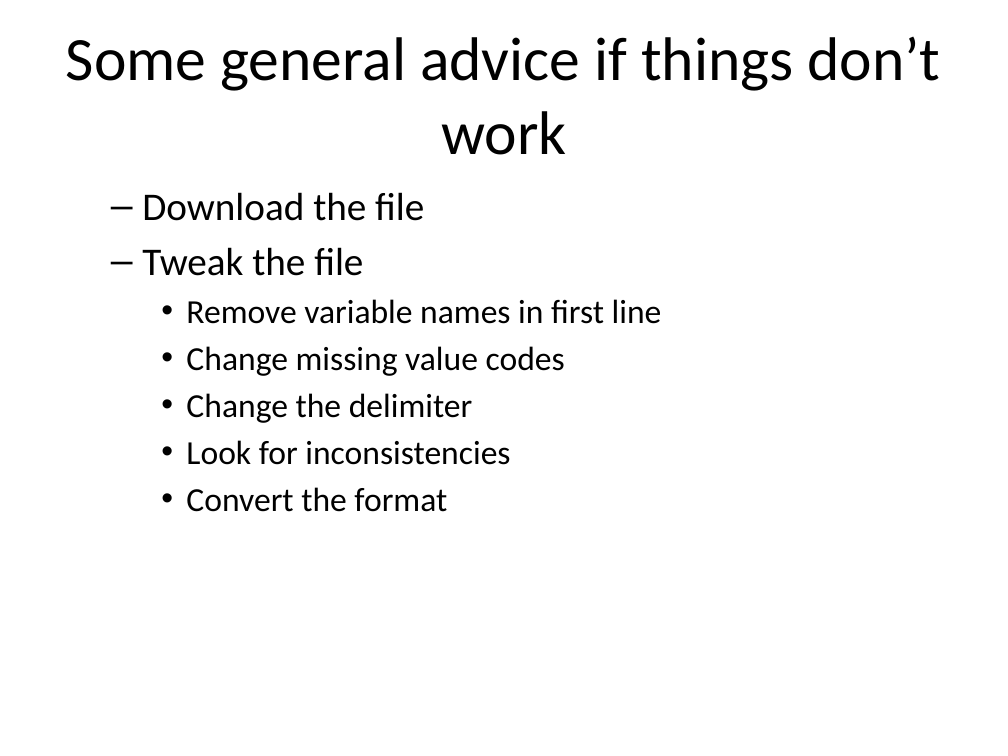
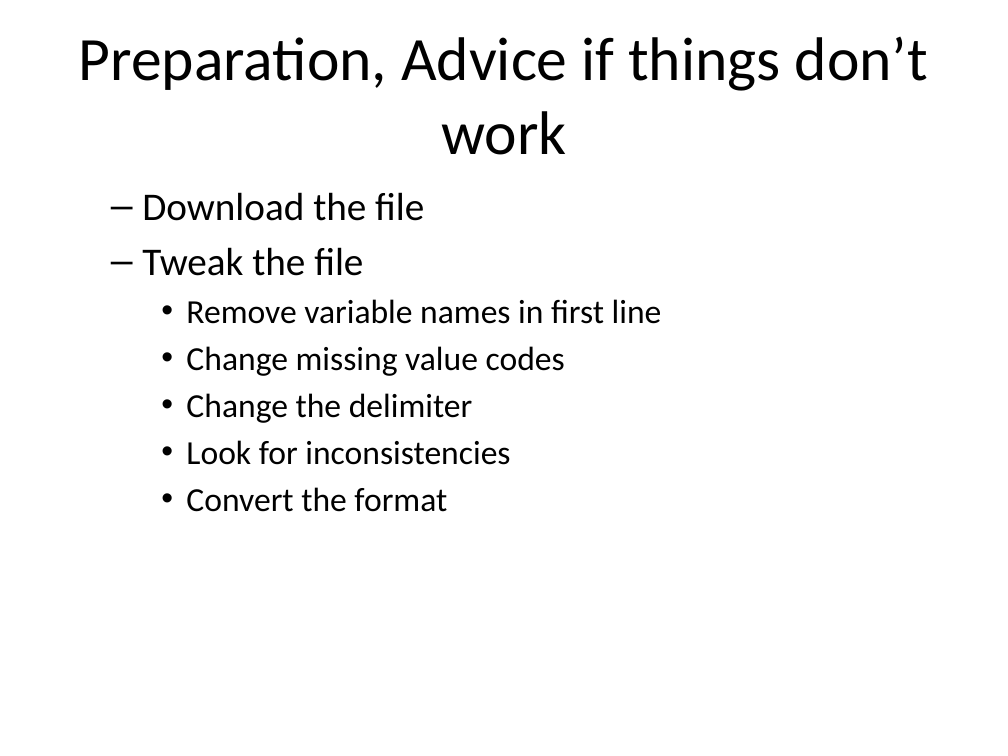
Before and after one commit to pmean/data-visualization, a slide deck: slide 4 of data-viz-01/component/preparation.pptx. Drawn at 1008x756 pixels with LibreOffice and Linux fonts; fonts in the diff are those of the drawing. Boxes give left, top, right and bottom in pixels: in the first picture for what was removed or moved away, otherwise in the second. Text is boxed around its words. In the diff, an @@ line names an element or a change of style, - is before the commit and + after.

```diff
--- a/data-viz-01/component/preparation.pptx
+++ b/data-viz-01/component/preparation.pptx
@@ title at [79,37,928,155]: text changed @@
-Some general advice if things don’t work
+Preparation, Advice if things don’t work
```
Also in this commit, not shown: 14 other slides changed, 14 other files.
